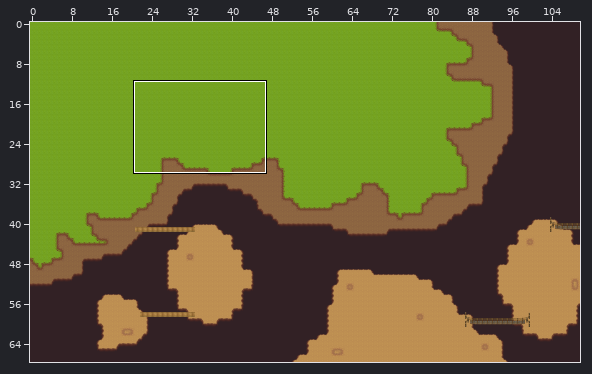
Tiled map (JSON), stored at assets/maps/south-east-valley.json. The first picture is a wide view before the edit; the outline marks the close-up.
Close-up. Before the commit:
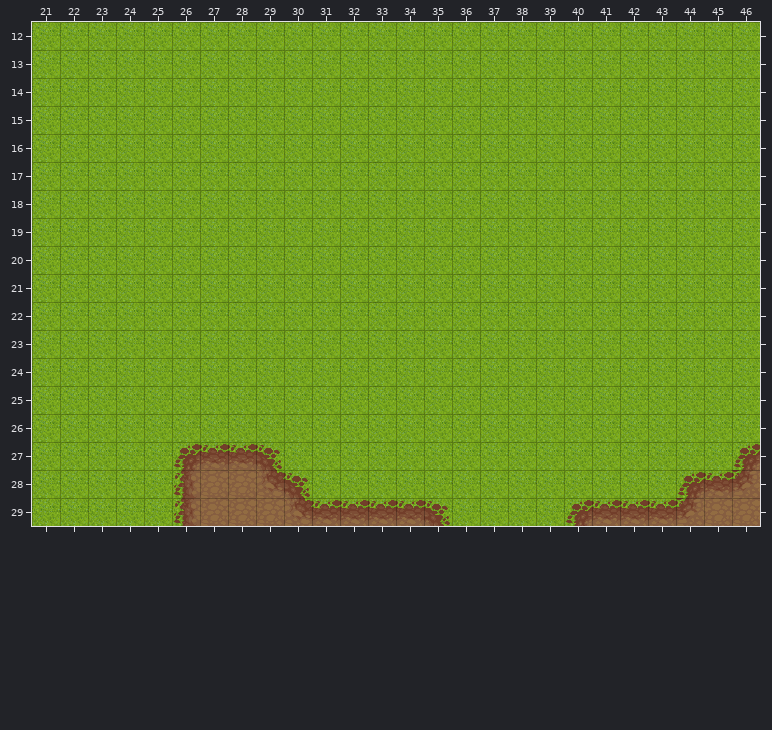
Cells are 32x32 px. Shown: x 21..46, y 12..29. The commit also changed other parts of the map, which this record leaves out.
And afterwards:
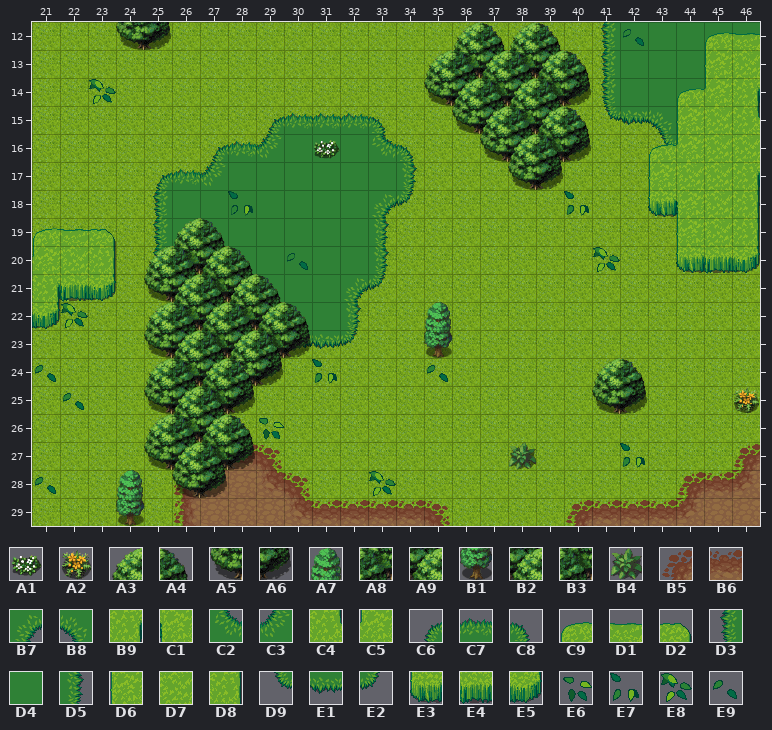
Key: from "freetileset": A1 1348, A2 1349, A3 1350, A4 1351, A5 1382, A6 1383, A7 1413, A8 1414, A9 1415, B1 1445, B2 1446, B3 1447, B4 1669; from "terrain": B5 45, B6 46, B7 127, B8 128, B9 139, C1 140, C2 148, C3 149, C4 160, C5 161, C6 168, C7 169, C8 170, C9 180, D1 181, D2 182, D3 189, D4 190, D5 191, D6 201, D7 202, D8 203, D9 210, E1 211, E2 212, E3 222, E4 223, E5 224, E6 393, E7 414, E8 435, E9 456.
__ is an empty cell.
The exact change:
Layer "Ground2":
y 12: x 41..46 __ __ __ __ __ __ -> D3 D4 D4 D4 D4 D4
y 13: x 36..39 __ __ __ __ -> A8 A9 A8 A9; x 41..45 __ __ __ __ __ -> D3 D4 D4 D4 D4
y 14: x 36..39 __ __ __ __ -> B2 B3 B2 B3; x 41..46 __ __ __ __ __ __ -> D3 D4 D4 D4 D4 D4
y 15: x 29..33 __ __ __ __ __ -> C6 C7 C7 C7 C8; x 38..39 __ __ -> A8 A9; x 41..44 __ __ __ __ -> D9 E1 B8 D4; x 46 __ -> D4
y 16: x 27..34 __ __ __ __ __ __ __ __ -> C6 C7 C3 D4 D4 D4 C2 C8; x 38..39 __ __ -> B2 B3; x 43..44 __ __ -> D9 B8
y 17: x 25..34 __ __ __ __ __ __ __ __ __ __ -> C6 C7 C3 D4 D4 D4 D4 D4 D4 D5; x 46 __ -> D4
y 18: x 25..34 __ __ __ __ __ __ __ __ __ __ -> D3 D4 D4 D4 D4 D4 D4 D4 B7 E2; x 44 __ -> D9; x 46 __ -> E1
y 19: x 25..33 __ __ __ __ __ __ __ __ __ -> D3 D4 D4 D4 D4 D4 D4 D4 D5
y 20: x 25..33 __ __ __ __ __ __ __ __ __ -> D3 A8 A9 D4 D4 D4 D4 D4 D5
y 21: x 25..33 __ __ __ __ __ __ __ __ __ -> D9 B2 B3 B8 D4 D4 D4 B7 E2
y 22: x 26..32 __ __ __ __ __ __ __ -> A8 A9 A8 A9 D4 D4 D5
y 23: x 26..32 __ __ __ __ __ __ __ -> B2 B3 B2 B3 E1 E1 E2
y 24: x 26..27 __ __ -> A8 A9
y 25: x 26..27 __ __ -> B2 B3
y 26: x 26..27 __ __ -> A8 A9
y 27: x 26..27 B5 B6 -> B2 B3
Layer "Ground3":
y 12: x 24..25 __ __ -> A5 A6
y 14: x 35 __ -> A5; x 40 __ -> A6
y 15: x 36..37 __ __ -> A5 A6
y 16: x 37 __ -> A5; x 40 __ -> A6
y 17: x 38..39 __ __ -> A5 A6
y 21: x 25 __ -> A5; x 28 __ -> A6
y 23: x 25 __ -> A5; x 30 __ -> A6; x 35 __ -> B1
y 24: x 28..29 __ __ -> A5 A6
y 25: x 25 __ -> A5; x 28 __ -> A6; x 41..42 __ __ -> A5 A6
y 27: x 25 __ -> A5; x 28 __ -> A6; x 38 __ -> B4
y 28: x 26..27 __ __ -> A5 A6
y 29: x 24 __ -> B1
Layer "Mask":
y 16: x 31 __ -> A1
y 25: x 46 __ -> A2
Layer "Mask2":
y 12: x 42 __ -> E9
y 14: x 23 __ -> E8
y 18: x 28 __ -> E7; x 40 __ -> E7
y 20: x 30 __ -> E9; x 41 __ -> E8
y 22: x 22 __ -> E8
y 24: x 21 __ -> E9; x 31 __ -> E7; x 35 __ -> E9
y 25: x 22 __ -> E9
y 26: x 29 __ -> E6
y 27: x 42 __ -> E7
y 28: x 21 __ -> E9; x 33 __ -> E8
Layer "Fringe":
y 12: x 36..39 __ __ __ __ -> A3 A4 A3 A4; x 45..46 __ __ -> C9 D1
y 13: x 35 __ -> A3; x 40 __ -> A4; x 45..46 __ __ -> D6 D7
y 14: x 44..46 __ __ __ -> C9 C5 B9
y 15: x 37 __ -> A3; x 40 __ -> A4; x 44..46 __ __ __ -> D6 D7 C4
y 16: x 43..46 __ __ __ __ -> C9 C5 D7 D7
y 17: x 43..46 __ __ __ __ -> D6 D7 D7 B9
y 18: x 43..46 __ __ __ __ -> E3 C1 D7 D8
y 19: x 21..23 __ __ __ -> C9 D1 D2; x 26..27 __ __ -> A3 A4; x 44..46 __ __ __ -> D6 D7 D8
y 20: x 21..23 __ __ __ -> C5 D7 D8; x 25 __ -> A3; x 28 __ -> A4; x 44..46 __ __ __ -> E3 E4 E5
y 21: x 21..23 __ __ __ -> B9 E4 E5; x 28..29 __ __ -> A3 A4
y 22: x 21 __ -> E5; x 25 __ -> A3; x 30 __ -> A4; x 35 __ -> A7
y 24: x 25 __ -> A3; x 28 __ -> A4; x 41..42 __ __ -> A3 A4
y 26: x 25 __ -> A3; x 28 __ -> A4
y 28: x 24 __ -> A7
